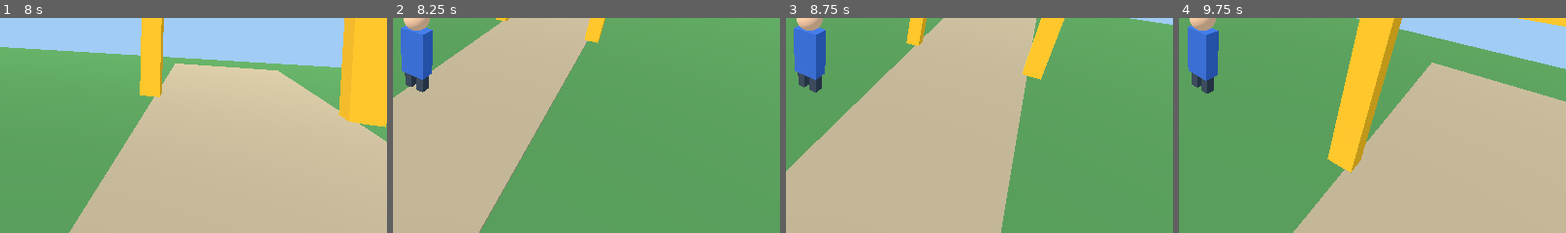
Above: before the commit, frames 1-4 (left to right).
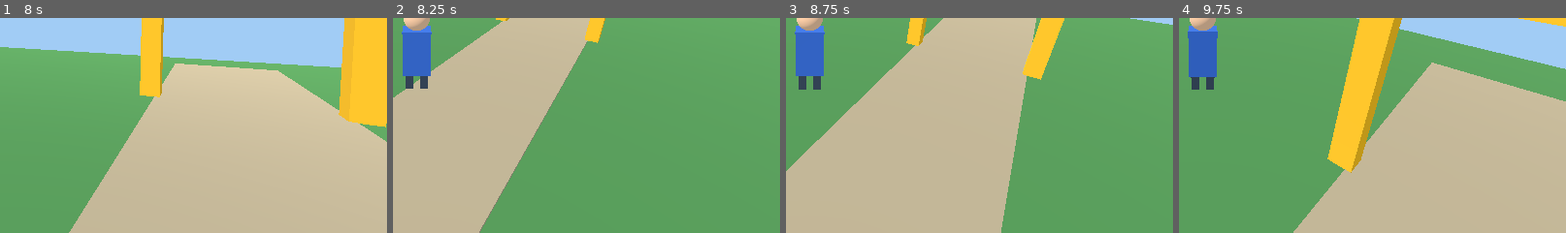
Above: after the commit, the same moments.

Repository: holovin777/living-alibi
Game: Godot game, scene res://scenes/park.tscn
The game is run twice, just before and just after one commit, with the same random seed, the same clock (stepped at 60 frames per second) and the same inputs.
Inputs (mouse positions are % of the whole screen's width and height, from its top left):
- Up to frame 1 (8 s): click "Refresh" at 0.5 s; click "Jobs" at 1.25 s; click "Industry" at 2 s; click "Business" at 2.75 s; click "Wait 60m" at 3.5 s; click "View: first person (V)" at 4.25 s; click "View: third person (V)" at 5 s; tap Enter at 5.75 s; move the mouse to (72, 45) at 5.77 s; hold D 5.78-6.53 s; tap V at 5.85 s; click (72, 45) at 5.92 s; move the mouse to (45, 50) at 6.52 s; hold W from 6.53 s (still down); tap E at 6.6 s; move the mouse to (52, 48) at 7.27 s; tap F at 7.35 s
- Up to frame 2 (8.25 s): keep holding W; move the mouse to (49, 51) at 8.02 s; tap V at 8.1 s; click (49, 51) at 8.17 s
- Up to frame 3 (8.75 s): keep holding W
- Up to frame 4 (9.75 s): keep holding W; move the mouse to (57, 51) at 8.77 s; tap E at 8.85 s; move the mouse to (42, 48) at 9.52 s; tap F at 9.6 s
The pictures show only the part of the screen within x 47-97%, y 45-95%; the shares and areas given below are measured in that part.

Frame 1 is identical in both runs. In frame 2, 0.8% of the frame differs, in the area x 2-11%, y 3-35%; in frame 3, 0.8%; in frame 4, 1.3%, in the area x 2-11%, y 3-36%.

Commit message:
feat(godot): show real co-present NPCs as labeled 3D placeholders

Diff:
--- a/godot/scripts/ParkDemo.gd
+++ b/godot/scripts/ParkDemo.gd
@@ -19,6 +19,7 @@
 var _avatar: Node3D
 var _camera: Camera3D
 var _scenery: Node3D
+var _residents_root: Node3D
 var _ground_material: StandardMaterial3D
 var _environment: Environment
 var _api
@@ -135,6 +136,7 @@
 func _follow_player() -> void:
     # Hide the mesh at eye height to prevent looking through your own head.
     _avatar.visible = not _first_person
+    _avatar.rotation.y = _view_yaw
     if _first_person:
         _camera.position = _avatar.position + Vector3(0.0, EYE_HEIGHT, 0.0)
         _camera.rotation = Vector3(_view_pitch, _view_yaw, 0.0)
@@ -198,6 +200,9 @@
     _box(_scenery, Vector3(3.0, 0.05, 35.0), Color(0.63, 0.57, 0.45),
             Vector3(0.0, -0.015, 0.0))
     _create_gate_and_kiosk()
+    _residents_root = Node3D.new()
+    _residents_root.name = "VisibleResidents"
+    _scenery.add_child(_residents_root)
 
     match place_id:
         "PARK":
@@ -262,6 +267,43 @@
             _tree(Vector3(11.0, 0.0, 7.0))
 
     _apply_weather()
+
+func _render_residents() -> void:
+    # Draw only people the Java world reports as present in this public scene.
+    # These grid positions are visual placeholders, NOT authoritative coordinates.
+    if _residents_root == null:
+        return
+    for child in _residents_root.get_children():
+        _residents_root.remove_child(child)
+        child.queue_free()
+
+    var residents: Array = _last_snapshot.get("residents", [])
+    for i in range(residents.size()):
+        if typeof(residents[i]) != TYPE_DICTIONARY:
+            continue
+        var resident: Dictionary = residents[i]
+        var person := Node3D.new()
+        person.name = "Resident_" + str(resident.get("id", i))
+        person.position = Vector3(
+                (float(i % 8) - 3.5) * 3.0,
+                0.0, -4.0 - float(int(i / 8)) * 2.5)
+        _residents_root.add_child(person)
+        var jacket := Color(0.25 + float(i % 3) * 0.14,
+                0.35 + float(i % 4) * 0.11, 0.38 + float(i % 2) * 0.23)
+        _box(person, Vector3(0.65, 1.05, 0.35), jacket,
+                Vector3(0.0, 1.1, 0.0))
+        _sphere(person, 0.27, Color(0.86, 0.68, 0.51),
+                Vector3(0.0, 1.85, 0.0))
+        for offset in [-0.17, 0.17]:
+            _box(person, Vector3(0.22, 0.7, 0.25),
+                    Color(0.20, 0.25, 0.30), Vector3(offset, 0.35, 0.0))
+        var name_tag := Label3D.new()
+        name_tag.text = str(resident.get("name", "Resident"))
+        name_tag.position = Vector3(0.0, 2.45, 0.0)
+        name_tag.billboard = BaseMaterial3D.BILLBOARD_ENABLED
+        name_tag.font_size = 26
+        name_tag.pixel_size = 0.006
+        person.add_child(name_tag)
 
 func _building(_title: String, wall_color: Color) -> void:
     _box(_scenery, Vector3(11.0, 4.5, 7.0), wall_color,
@@ -676,6 +718,10 @@
     _needs.text += "\nPark fountain: %s (%s clean units) | Street lights: %s" % [
         fountain, str(utilities.get("cleanWater", 0)), lighting
     ]
+    _needs.text += "\nResidents present in this district: %s" % [
+        str(snapshot.get("residents", []).size())
+    ]
+    _render_residents()
     _apply_weather()
     _render_actions()
     if _api != null and not _api.is_busy():
